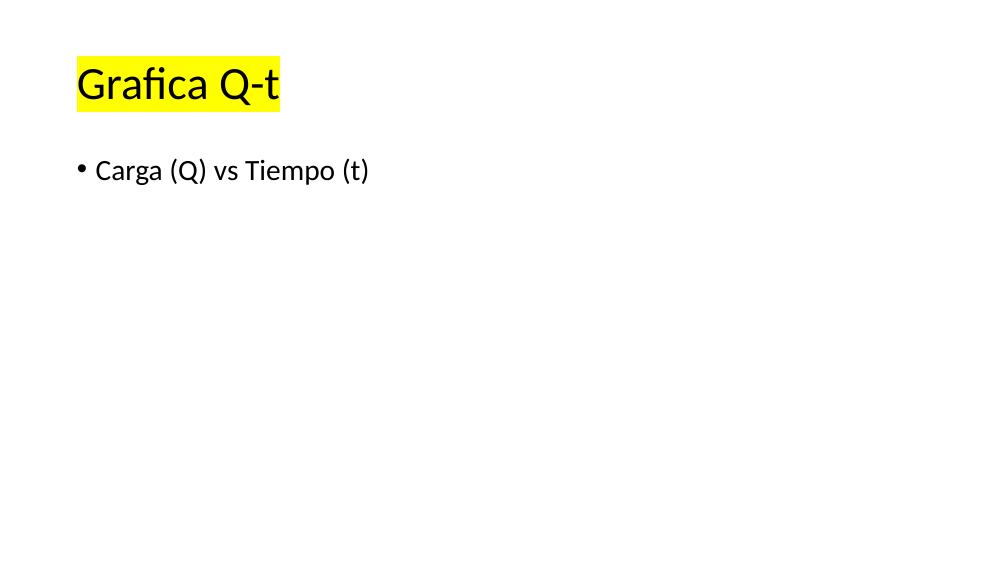
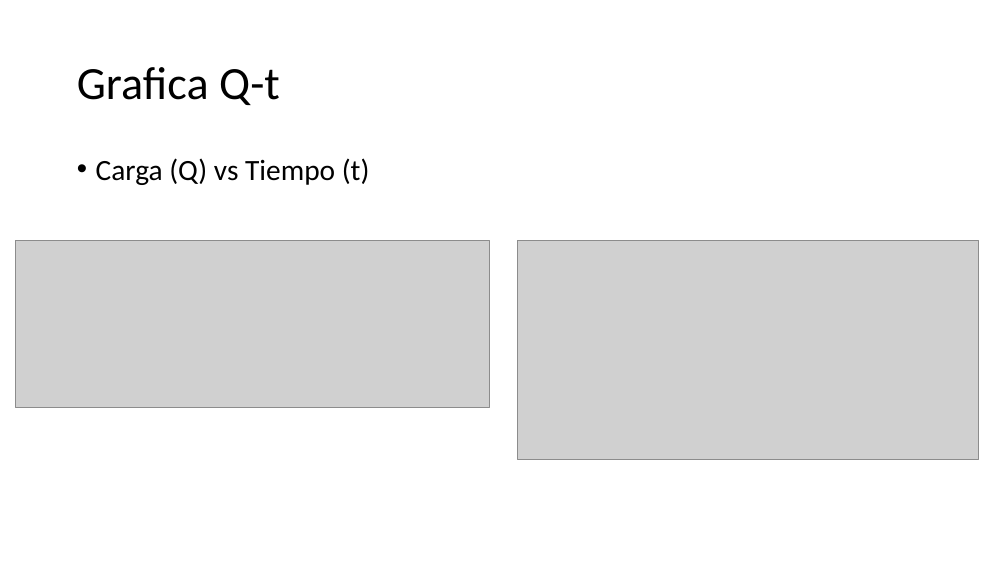
Before and after one commit to robgaray/EESIA_Consumo_Analisis_Datos_2021, a slide deck: slide 18 of 1_Presentaciones/Sesion_3_Practica.pptx. Drawn at 1008x567 pixels with LibreOffice and Linux fonts; fonts in the diff are those of the drawing; grey boxes stand for pictures; background and template pictures are left out. Boxes give left, top, right and bottom in pixels: in the first picture for what was removed or moved away, otherwise in the second. Text is boxed around its words. In the diff, an @@ line names an element or a change of style, - is before the commit and + after.

```diff
--- a/1_Presentaciones/Sesion_3_Practica.pptx
+++ b/1_Presentaciones/Sesion_3_Practica.pptx
@@ title "Grafica Q-t" at bbox=[77, 67, 280, 105]: highlight #FFFF00 to none @@
@@ picture added at bbox=[15, 240, 489, 408] @@
@@ picture added at bbox=[518, 240, 979, 460] @@
```
Also in this commit, not shown: 3 other slides changed, 6 slides added, 3 slides removed, 3 other files.
